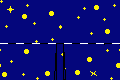
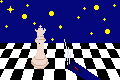
The second 120 x 80 image is a revision of the first. Changes to its layers:
added layer "gun" above "queen" over bbox(64, 39, 101, 80)
added layer "queen" above "q" over bbox(31, 25, 49, 69)
painted on "floor" over bbox(0, 43, 120, 80)
